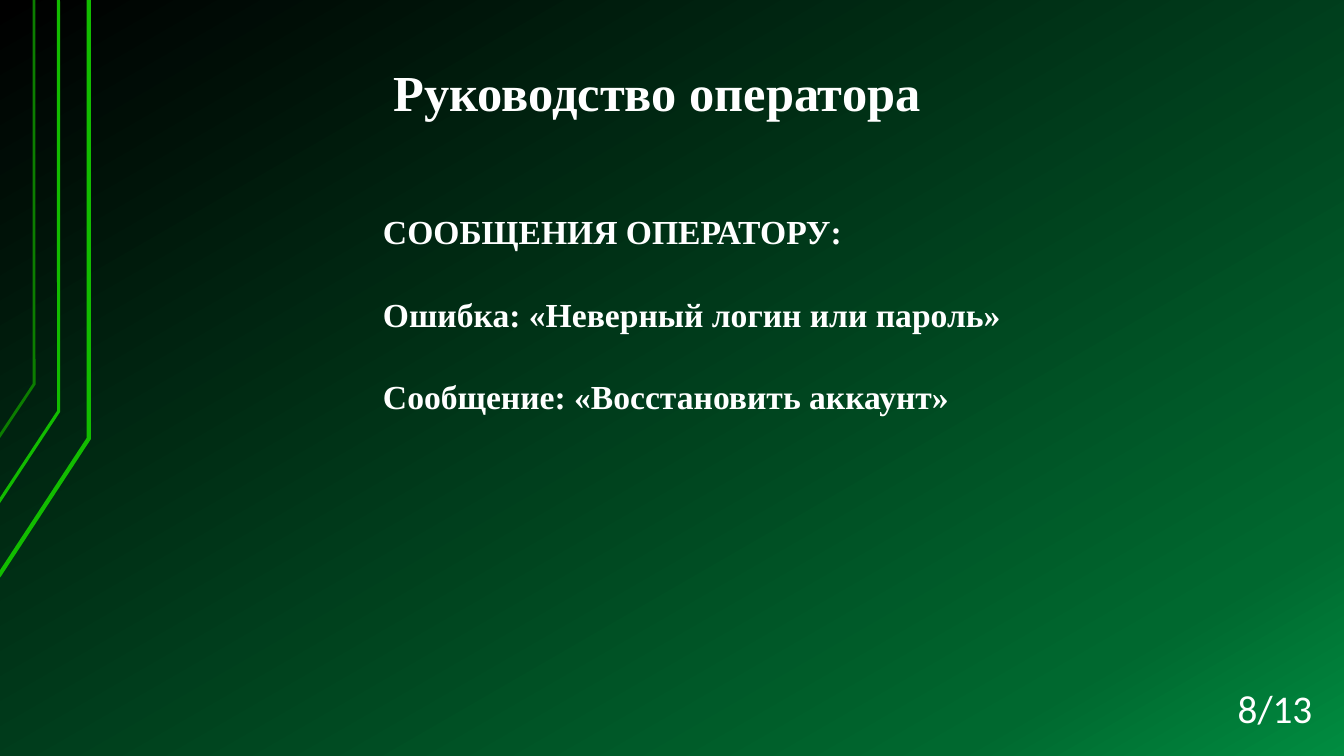
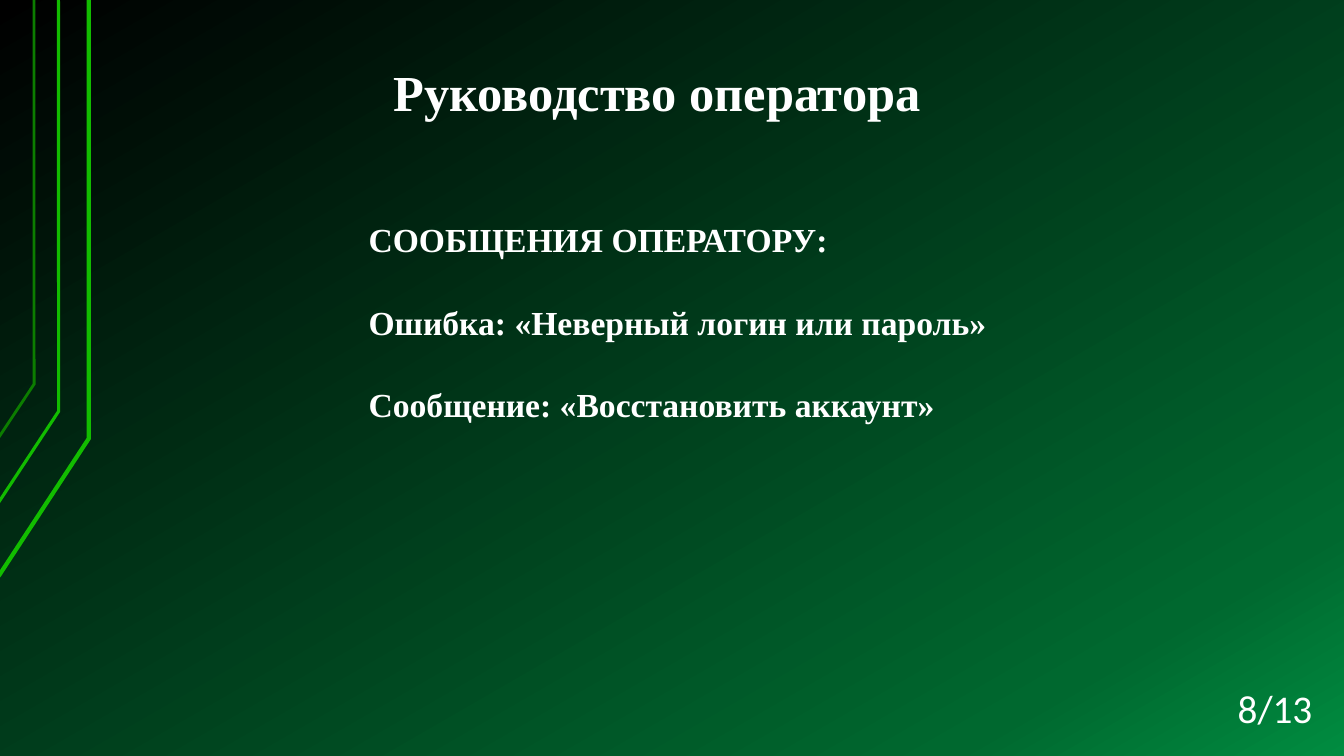
Before and after one commit to Kaz-Ed/PM-04, a slide deck: slide 8 of Documents/Презентация Электронный дневник Политеха.pptx. Drawn at 1344x756 pixels with LibreOffice and Linux fonts; fonts in the diff are those of the drawing. Boxes give left, top, right and bottom in pixels: in the first picture for what was removed or moved away, otherwise in the second. Text is boxed around its words. In the diff, an @@ line names an element or a change of style, - is before the commit and + after.

```diff
--- a/Documents/Презентация Электронный дневник Политеха.pptx
+++ b/Documents/Презентация Электронный дневник Политеха.pptx
@@ text "СООБЩЕНИЯ ОПЕРАТОРУ:": place and size @@
-text "СООБЩЕНИЯ ОПЕРАТОРУ:" at [383,221,1001,415]
+text "СООБЩЕНИЯ ОПЕРАТОРУ:" at [369,229,986,423]
```
Also in this commit, not shown: 9 other slides changed, 1 slide added, 1 slide removed, 7 other files.
